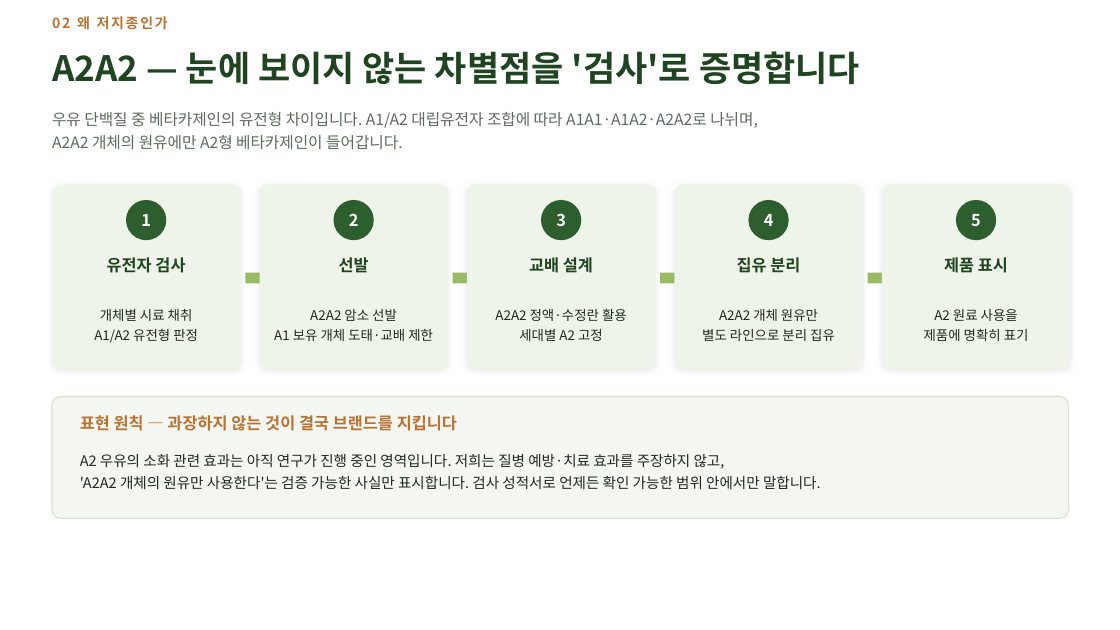
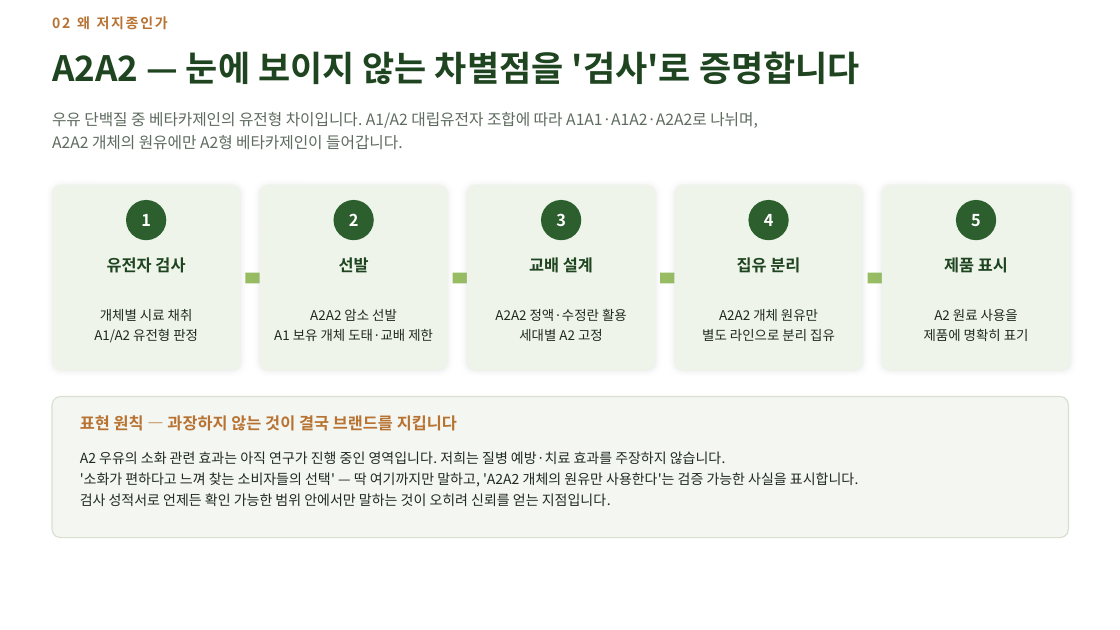
Before and after one commit to hhj3150/Dr-Ha--agent, a slide deck: slide 12 of deliverables/2026-08-10-nias-seminar/저지종_유가공목장_운영_현장사례.pptx. Drawn at 1120x630 pixels with LibreOffice and Linux fonts; fonts in the diff are those of the drawing. Boxes give left, top, right and bottom in pixels: in the first picture for what was removed or moved away, otherwise in the second. Text is boxed around its words. In the diff, an @@ line names an element or a change of style, - is before the commit and + after.

```diff
--- a/deliverables/2026-08-10-nias-seminar/저지종_유가공목장_운영_현장사례.pptx
+++ b/deliverables/2026-08-10-nias-seminar/저지종_유가공목장_운영_현장사례.pptx
@@ rounded rectangle: place and size @@
-rounded rectangle at [52, 397, 1069, 518]
+rounded rectangle at [52, 397, 1069, 538]
@@ rounded rectangle at [52, 397, 1069, 538]: proportions changed @@
@@ text at [80, 451, 858, 506]: text changed; size 12.5 to 12 pt @@
-A2 우유의 소화 관련 효과는 아직 연구가 진행 중인 영역입니다. 저희는 질병 예방·치료 효과를 주장하지 않고,
-'A2A2 개체의 원유만 사용한다'는 검증 가능한 사실만 표시합니다. 검사 성적서로 언제든 확인 가능한 범위 안에서만 말합니다.
+A2 우유의 소화 관련 효과는 아직 연구가 진행 중인 영역입니다. 저희는 질병 예방·치료 효과를 주장하지 않습니다.
+'소화가 편하다고 느껴 찾는 소비자들의 선택' — 딱 여기까지만 말하고, 'A2A2 개체의 원유만 사용한다'는 검증 가능한 사실을 표시합니다.
+검사 성적서로 언제든 확인 가능한 범위 안에서만 말하는 것이 오히려 신뢰를 얻는 지점입니다.
```
Also in this commit, not shown: 3 other slides changed, 4 slides added, 2 slides removed, 5 other files.
